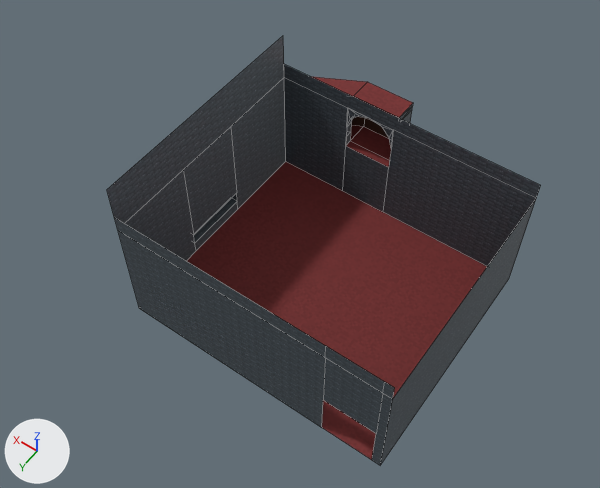
Before and after pictures for a commit that changed the Blender file Assets/World/_Sandbox/Skatepark/Raw/sb_skatepark.blend.
The view is the same before and after, from a 50 mm camera at (-35.0, 5.8, 70.3) aimed at (-4.5, -36.9, 3.2). The lights are fixed; the arrows at lower left show +X, +Y and +Z. Mesh edges are drawn as thin lines.

The first picture shows 'skatepark_testroom'.
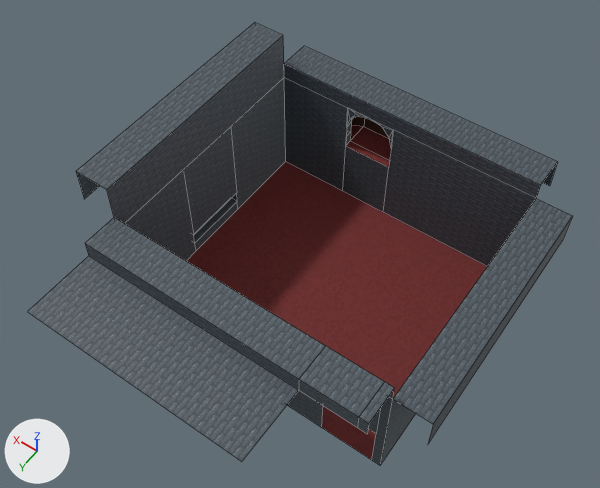
What changed in the scene script:
```text
Change me_level2_004:
    used by ob_skatepark_testroom; location = (-24.0, -26.0, -8.0)
    verts and faces of me_level2_004; kept vertices keep their numbers, new ones are numbered from 149
    before: 4 (2.0, 0.0, 14.0) at pixel (392, 399), 6 (2.0, -28.0, 14.0) at pixel (536, 198), 14 (34.0, 0.0, 20.0) at pixel (106, 189), 15 (34.0, -28.0, 20.0) at pixel (283, 35), 16 (2.0, 0.0, 16.0) at pixel (394, 387)
    before: 17 (34.0, 0.0, 16.0) at pixel (114, 217), 18 (3.0, 0.0, 16.0) at pixel (384, 381), 19 (9.0, 0.0, 16.0) at pixel (325, 345), 20 (2.0, -28.0, 16.0) at pixel (540, 185), 21 (34.0, -28.0, 16.0) at pixel (283, 63)
    remove me_level2_004.from_pydata(...)  # 149 vertices, 130 faces; spans x 2.0..38.1, y -32.0..0.0, z 0.0..20.0
    add me_level2_004.from_pydata(...)  # 171 vertices, 143 faces; spans x -2.0..38.1, y -32.3..12.0, z 0.0..20.0
    me_level2_004 part 1
    add for new, old in zip([*range(149, 153)], [*range(16, 20)]): verts[new] = verts[old] + (0.0, 4.0, 0.0)
    add for new, old in zip([*range(153, 157)], [*range(149, 153)]): verts[new] = verts[old] + (0.0, 0.0, -1.9)
    add verts[157] = (-2.0, -28.0, 14.0)  # pixel (572, 215)
    add verts[158] = (-2.0, -28.0, 10.0)  # pixel (562, 240)
    add verts[159] = (38.0, -28.0, 20.0)  # pixel (254, 22)
    add verts[160] = (38.0, -28.0, 16.0)
    add for new, old in zip([*range(161, 165)], [*range(157, 161)]): verts[new] = verts[old] + (0.0, 28.0, 0.0)
    add verts[165] = (2.0, -32.0, 16.0)  # pixel (557, 161)
    add verts[166] = (34.0, -32.0, 16.0)  # pixel (304, 45)
    add verts[167] = (2.0, -32.3, 12.0)  # pixel (549, 186)
    add verts[168] = (34.0, -32.3, 12.0)
    add verts[169] = (34.0, 12.0, 14.1)  # pixel (27, 311)
    add verts[170] = (9.0, 12.0, 14.1)  # pixel (241, 461)
    add faces += [(20, 165, 166, 21), (165, 167, 168, 166), (4, 161, 157, 6), (157, 161, 162, 158), (14, 15, 159, 163), (159, 160, 164, 163)]  # mat_wall
    add faces += [(18, 19, 152, 151), (17, 150, 152, 19), (16, 18, 151, 149), (151, 152, 156, 155), (150, 154, 156, 152), (149, 151, 155, 153)]  # mat_wall
    add faces += [(154, 169, 170, 156)]  # mat_wall
```

Where the change shows, as pixel boxes [x1, y1, x2, y2] in the pictures (600 x 488 px):
'skatepark_testroom', reshaped (25% wider): before [107, 36, 541, 465]; after [28, 22, 572, 465]
part 1 of me_level2_004, added: after [28, 22, 572, 462]
